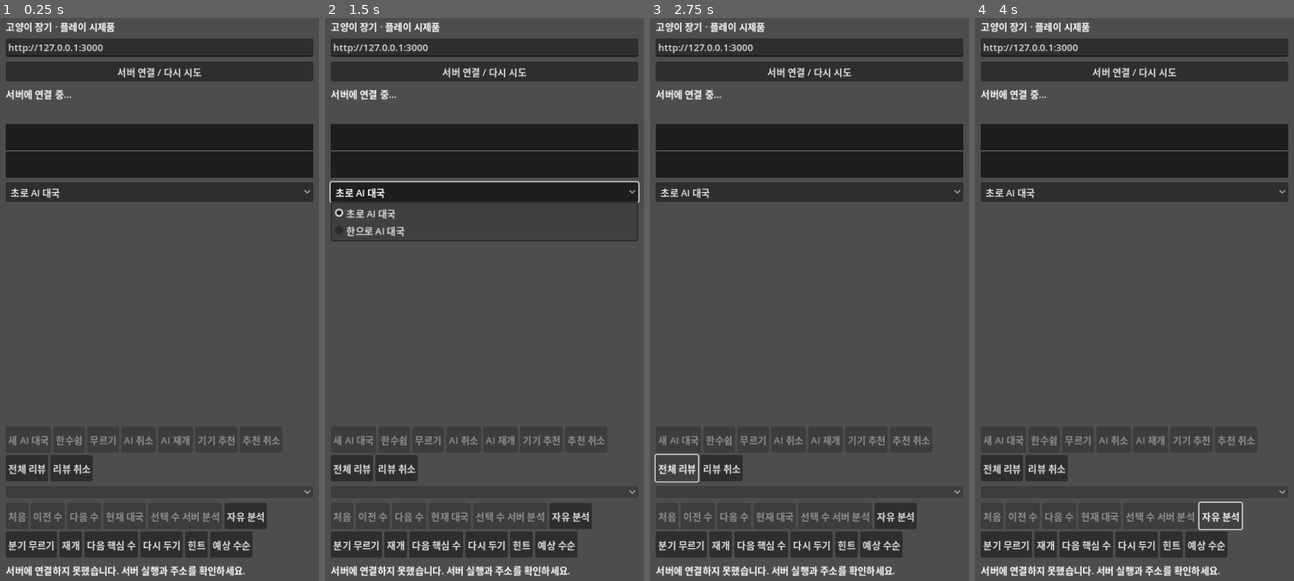
Above: before the commit, frames 1-4 (left to right).
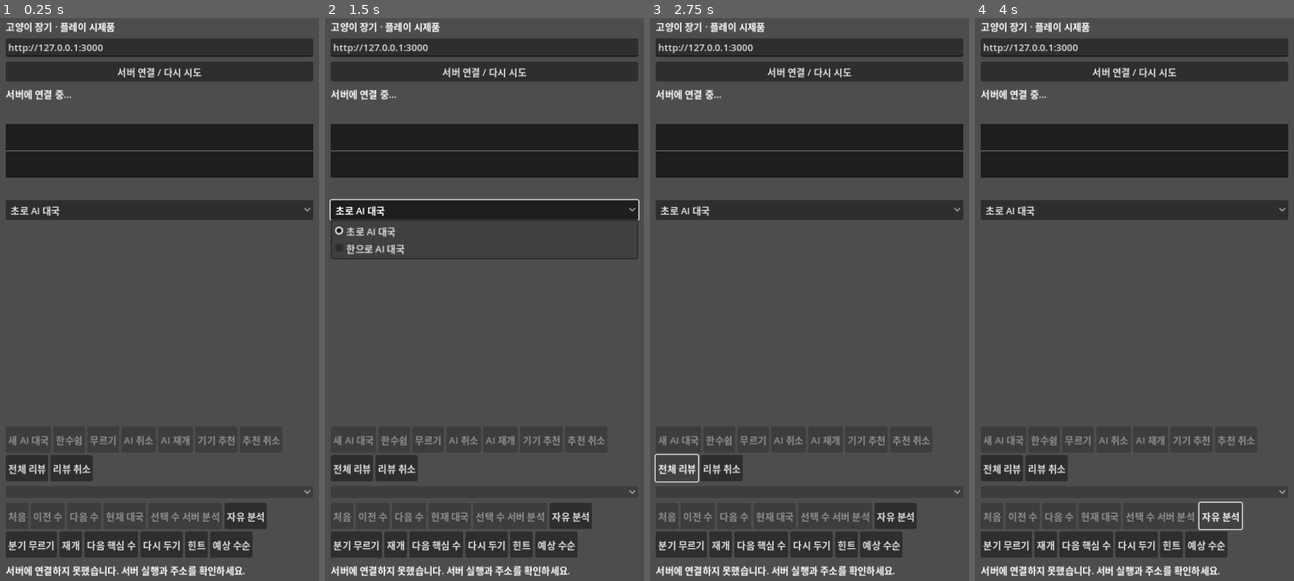
Above: after the commit, the same moments.

Repository: YU-Kangg/janggiAI
Game: Godot game, scene res://main.tscn
Same seed, same stepped clock (60 frames per second), same inputs: the game is played once before the commit and once after it.
Inputs:
- Up to frame 1 (0.25 s): no input
- Up to frame 2 (1.5 s): click "서버 연결 / 다시 시도" at 0.5 s; click "초로 AI 대국" at 1.25 s
- Up to frame 3 (2.75 s): click "전체 리뷰" at 2 s
- Up to frame 4 (4 s): click "리뷰 취소" at 2.75 s; click "자유 분석" at 3.5 s

The runs differ from the first frame. In frame 1, 5.9% of the frame differs, in the area x 1-99%, y 29-36%; in frame 2, 6.6%, in the area x 1-99%, y 28-43%; in frame 3, 5.9%; in frame 4, 5.9%.

Commit message:
feat(review): 전체 리뷰 등급 요약 추가

Diff:
--- a/godot/main.gd
+++ b/godot/main.gd
@@ -11,6 +11,7 @@
 var status := Label.new()
 var message := Label.new()
 var score_panel := Label.new()
+var review_summary := Label.new()
 var grid := GridContainer.new()
 var side := OptionButton.new()
 var action_buttons: Array[Button] = []
@@ -83,6 +84,8 @@
 	column.add_child(score_panel)
 	evaluation_graph.ply_selected.connect(show_review)
 	column.add_child(evaluation_graph)
+	review_summary.autowrap_mode = TextServer.AUTOWRAP_WORD_SMART
+	column.add_child(review_summary)
 	side.add_item("초로 AI 대국")
 	side.add_item("한으로 AI 대국")
 	column.add_child(side)
@@ -265,6 +268,7 @@
 			elif payload.status == "complete":
 				message.text = "전체 리뷰 완료 · %d수" % int(payload.total)
 				evaluation_graph.set_results(payload.results)
+				review_summary.text = format_review_summary(payload.get("summary", {}))
 			elif payload.status == "cancelled":
 				message.text = "전체 리뷰를 취소했습니다."
 			else:
@@ -296,6 +300,7 @@
 		if not full_review.is_empty() and full_review.get("revision") != payload.revision:
 			full_review = {}
 			evaluation_graph.set_results([])
+			review_summary.text = ""
 		selected = ""
 	if current_path != "game" or changed:
 		message.text = ""
@@ -450,6 +455,18 @@
 		if int(item.get("ply", -1)) == ply:
 			return item
 	return {}
+
+func format_review_summary(summary: Dictionary) -> String:
+	if summary.is_empty() or int(summary.get("total", 0)) == 0:
+		return ""
+	var counts: Dictionary = summary.get("counts", {})
+	var text := "리뷰 요약 · 최선 %d · 매우 좋음 %d · 좋음 %d · 부정확 %d · 실수 %d · 큰 실수 %d" % [
+		int(counts.get("best", 0)), int(counts.get("excellent", 0)), int(counts.get("good", 0)),
+		int(counts.get("inaccuracy", 0)), int(counts.get("mistake", 0)), int(counts.get("blunder", 0)),
+	]
+	if summary.get("averageLossCp") != null:
+		text += " · 평균 손실 %dcp" % int(summary.averageLossCp)
+	return text
 
 func next_key_ply(after_ply: int) -> int:
 	if full_review.get("status", "") != "complete":
--- a/godot/smoke.gd
+++ b/godot/smoke.gd
@@ -48,6 +48,7 @@
 		app.request_state()
 		await wait_idle()
 	check(app.full_review.status == "complete" and app.full_review.results.size() == 2, "full review progress and completion")
+	check(app.review_summary.text.contains("리뷰 요약") and app.review_summary.text.contains("최선"), "classification summary display")
 	check(app.evaluation_graph.values.size() == 3, "evaluation graph has initial and per-move points")
 	app.evaluation_graph.ply_selected.emit(1)
 	await wait_idle()
Not shown, added: DEVICE_TEST_CHECKLIST.md
Not shown, changed: PROGRESS.md
Not shown, changed: SERVER_REVIEW_NOTES.md
Not shown, changed: godot/README.md
Not shown, changed: server/game.js
Not shown, changed: test/game.test.js
Not shown, changed: test/review-analysis.test.js
Not shown, changed: test/review-classification.test.js
